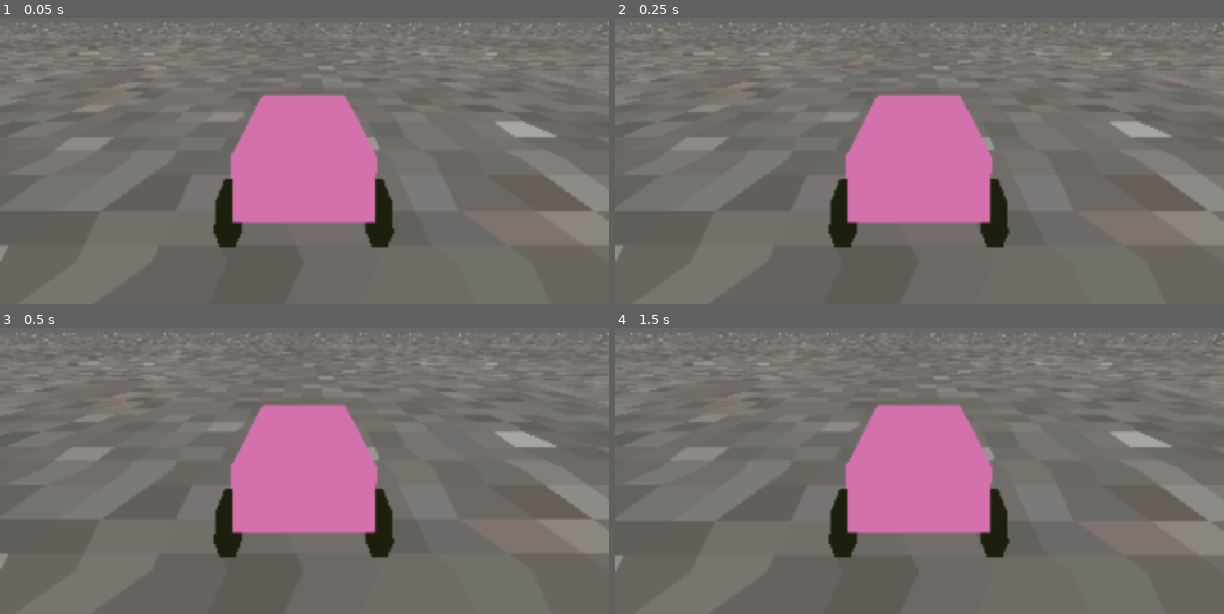
Above: before the commit, frames 1-4 (two rows, left to right).
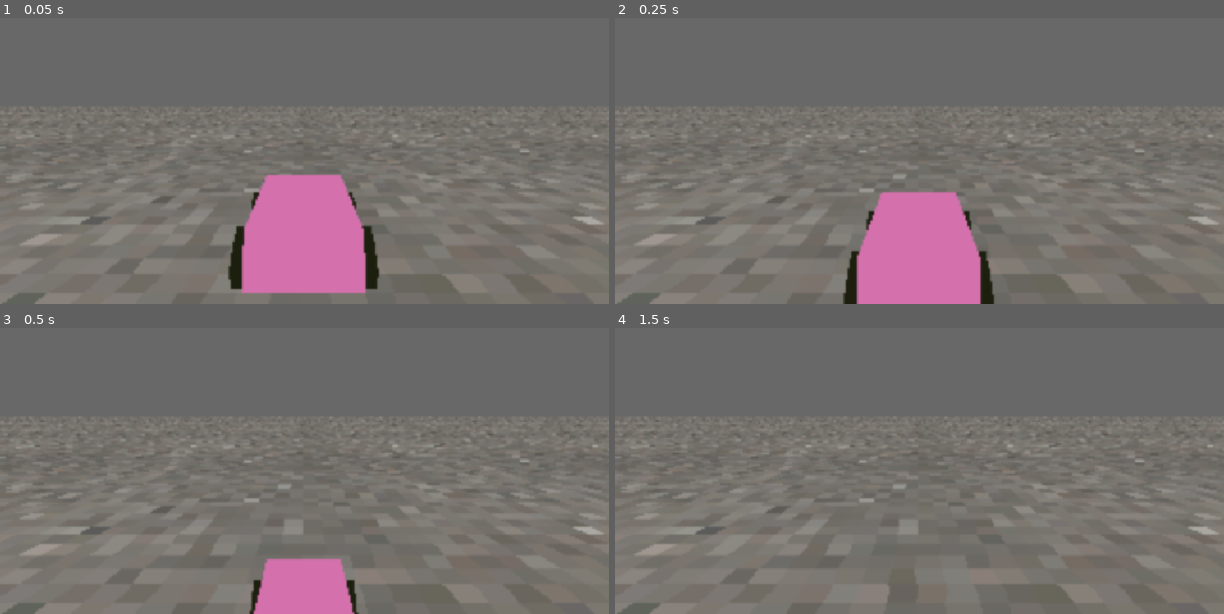
Above: after the commit, the same moments.

Repository: Walfalcon/NormalTaxi
Game: Godot game, scene res://shaders/PostProcessing.tscn
Two runs of this game, one before a commit and one after it. Both use one fixed random seed, a clock stepped at 60 frames per second and the inputs below.
Inputs:
- Up to frame 1 (0.05 s): no input
- Up to frame 2 (0.25 s): no input
- Up to frame 3 (0.5 s): no input
- Up to frame 4 (1.5 s): no input

The runs differ from the first frame. In frame 1, 23% of the frame differs, in the area x 0-100%, y 1-100%; in frame 2, 25%; in frame 3, 24%; in frame 4, 21%.

Commit message:
more or less suspension

Diff:
--- a/Game/Level/level.tscn
+++ b/Game/Level/level.tscn
@@ -1,7 +1,7 @@
 [gd_scene load_steps=6 format=3 uid="uid://bwwch08u1fki0"]
 
 [ext_resource type="Material" uid="uid://dpcniuq4o6a3f" path="res://Level/Materials/asphalt.tres" id="1_o6mkr"]
-[ext_resource type="PackedScene" uid="uid://21jb7alymoth" path="res://Player/Player.tscn" id="2_qmtf6"]
+[ext_resource type="PackedScene" uid="uid://ctbwpsdaaii1i" path="res://Player/PlayerCustom.tscn" id="2_qmtf6"]
 
 [sub_resource type="PhysicsMaterial" id="PhysicsMaterial_qmtf6"]
 
@@ -24,5 +24,5 @@
 [node name="MeshInstance3D" type="MeshInstance3D" parent="TempGround"]
 mesh = SubResource("PlaneMesh_qmtf6")
 
-[node name="Player" parent="." instance=ExtResource("2_qmtf6")]
-transform = Transform3D(1, 0, 0, 0, 1, 0, 0, 0, 1, 0, 0.414904, 0)
+[node name="PlayerCustom" parent="." instance=ExtResource("2_qmtf6")]
+transform = Transform3D(1, 0, 0, 0, 1, 0, 0, 0, 1, 0, 2.47676, 0)
--- a/Game/Player/Player.tscn
+++ b/Game/Player/Player.tscn
@@ -27,7 +27,6 @@
 radial_segments = 7
 
 [node name="Player" type="VehicleBody3D"]
-mass = 700.0
 center_of_mass_mode = 1
 script = ExtResource("1_q3lat")
 
@@ -42,13 +41,12 @@
 [node name="LeftFrontWheel" type="VehicleWheel3D" parent="."]
 transform = Transform3D(1, 0, 0, 0, 1, 0, 0, 0, 1, 0.7, 0.154839, 0.7)
 use_as_steering = true
-wheel_roll_influence = 1.0
 wheel_radius = 0.3
 wheel_rest_length = 0.3
-wheel_friction_slip = 1.0
+wheel_friction_slip = 2.0
 suspension_travel = 0.1
 suspension_stiffness = 100.0
-suspension_max_force = 4000.0
+suspension_max_force = 400.0
 damping_compression = 0.4
 damping_relaxation = 0.45
 
@@ -59,13 +57,12 @@
 [node name="RightFrontWheel" type="VehicleWheel3D" parent="."]
 transform = Transform3D(1, 0, 0, 0, 1, 0, 0, 0, 1, -0.7, 0.154839, 0.7)
 use_as_steering = true
-wheel_roll_influence = 1.0
 wheel_radius = 0.3
 wheel_rest_length = 0.3
-wheel_friction_slip = 1.0
+wheel_friction_slip = 2.0
 suspension_travel = 0.1
 suspension_stiffness = 100.0
-suspension_max_force = 4000.0
+suspension_max_force = 400.0
 damping_compression = 0.4
 damping_relaxation = 0.45
 
@@ -77,13 +74,12 @@
 [node name="LeftBackWheel" type="VehicleWheel3D" parent="."]
 transform = Transform3D(1, 0, 0, 0, 1, 0, 0, 0, 1, 0.7, 0.154839, -0.7)
 use_as_traction = true
-wheel_roll_influence = 1.0
 wheel_radius = 0.3
 wheel_rest_length = 0.3
-wheel_friction_slip = 1.0
+wheel_friction_slip = 1.4
 suspension_travel = 0.1
 suspension_stiffness = 100.0
-suspension_max_force = 4000.0
+suspension_max_force = 400.0
 damping_compression = 0.4
 damping_relaxation = 0.45
 
@@ -95,13 +91,12 @@
 [node name="RightBackWheel" type="VehicleWheel3D" parent="."]
 transform = Transform3D(1, 0, 0, 0, 1, 0, 0, 0, 1, -0.7, 0.154839, -0.7)
 use_as_traction = true
-wheel_roll_influence = 1.0
 wheel_radius = 0.3
 wheel_rest_length = 0.3
-wheel_friction_slip = 1.0
+wheel_friction_slip = 1.4
 suspension_travel = 0.1
 suspension_stiffness = 100.0
-suspension_max_force = 4000.0
+suspension_max_force = 400.0
 damping_compression = 0.4
 damping_relaxation = 0.45
 
@@ -111,4 +106,4 @@
 skeleton = NodePath("../../LeftFrontWheel")
 
 [node name="Camera3D" type="Camera3D" parent="."]
-transform = Transform3D(-1, 1.60815e-08, -8.5931e-08, 0, 0.982935, 0.183951, 8.74228e-08, 0.183951, -0.982935, 0, 1.69412, -3.277)
+transform = Transform3D(-1, 1.60815e-08, -8.5931e-08, 0, 0.982935, 0.183951, 8.74228e-08, 0.183951, -0.982935, 0, 2.05108, -3.277)
--- /dev/null
+++ b/Game/Player/PlayerCustom.tscn
@@ -0,0 +1,90 @@
+[gd_scene load_steps=10 format=3 uid="uid://ctbwpsdaaii1i"]
+
+[ext_resource type="Script" uid="uid://dbb2qrtkyf7xp" path="res://Player/player_custom.gd" id="1_7i5uh"]
+[ext_resource type="Shader" uid="uid://dnep6whwrvihk" path="res://shaders/psx_unlit.gdshader" id="2_utgh1"]
+[ext_resource type="Script" uid="uid://8egfxur2my7h" path="res://Player/player_camera.gd" id="3_53tn2"]
+[ext_resource type="Script" uid="uid://dc6udx47lfiq0" path="res://Player/tire.gd" id="3_rg7h5"]
+[ext_resource type="Material" uid="uid://bcs6swq7army4" path="res://shaders/Materials/psx_unlit_mat.tres" id="4_utgh1"]
+
+[sub_resource type="BoxShape3D" id="BoxShape3D_53tn2"]
+size = Vector3(1.2, 0.6, 2)
+
+[sub_resource type="ShaderMaterial" id="ShaderMaterial_q3lat"]
+render_priority = 0
+shader = ExtResource("2_utgh1")
+shader_parameter/modulate_color = Color(0.609725, 0.324016, 0.494789, 1)
+shader_parameter/uv_scale = Vector2(1, 1)
+shader_parameter/uv_offset = Vector2(0, 0)
+shader_parameter/uv_pan_velocity = Vector2(0, 0)
+
+[sub_resource type="BoxMesh" id="BoxMesh_q1h0l"]
+material = SubResource("ShaderMaterial_q3lat")
+size = Vector3(1.2, 0.6, 2)
+
+[sub_resource type="CylinderMesh" id="CylinderMesh_rg7h5"]
+material = ExtResource("4_utgh1")
+top_radius = 0.3
+bottom_radius = 0.3
+height = 0.14
+radial_segments = 7
+
+[node name="PlayerCustom" type="RigidBody3D"]
+mass = 100.0
+center_of_mass_mode = 1
+script = ExtResource("1_7i5uh")
+
+[node name="CollisionShape3D" type="CollisionShape3D" parent="."]
+transform = Transform3D(1, 0, 0, 0, 1, 0, 0, 0, 1, 0, 0.098, 0.1)
+shape = SubResource("BoxShape3D_53tn2")
+
+[node name="MeshInstance3D" type="MeshInstance3D" parent="CollisionShape3D"]
+mesh = SubResource("BoxMesh_q1h0l")
+skeleton = NodePath("../..")
+
+[node name="PlayerCamera" type="Camera3D" parent="."]
+transform = Transform3D(1, 0, 0, 0, 0.982935, 0.183951, 0, -0.183951, 0.982935, 0, 1.694, 4.12762)
+script = ExtResource("3_53tn2")
+
+[node name="TireFrontLeft" type="RayCast3D" parent="." node_paths=PackedStringArray("tire_model")]
+unique_name_in_owner = true
+transform = Transform3D(1, 0, 0, 0, 1, 0, 0, 0, 1, -0.677499, 0.05, -0.5)
+target_position = Vector3(0, -0.4, 0)
+script = ExtResource("3_rg7h5")
+tire_model = NodePath("TireMesh")
+
+[node name="TireMesh" type="MeshInstance3D" parent="TireFrontLeft"]
+transform = Transform3D(-4.37114e-08, -1, 0, 1, -4.37114e-08, 0, 0, 0, 1, 0, 0, 0)
+mesh = SubResource("CylinderMesh_rg7h5")
+
+[node name="TireFrontRight" type="RayCast3D" parent="." node_paths=PackedStringArray("tire_model")]
+unique_name_in_owner = true
+transform = Transform3D(1, 0, 0, 0, 1, 0, 0, 0, 1, 0.677, 0.05, -0.5)
+target_position = Vector3(0, -0.4, 0)
+script = ExtResource("3_rg7h5")
+tire_model = NodePath("TireMesh")
+
+[node name="TireMesh" type="MeshInstance3D" parent="TireFrontRight"]
+transform = Transform3D(-4.37114e-08, -1, 0, 1, -4.37114e-08, 0, 0, 0, 1, 0, 0, 0)
+mesh = SubResource("CylinderMesh_rg7h5")
+
+[node name="TireBackLeft" type="RayCast3D" parent="." node_paths=PackedStringArray("tire_model")]
+unique_name_in_owner = true
+transform = Transform3D(1, 0, 0, 0, 1, 0, 0, 0, 1, -0.677, 0.05, 0.7)
+target_position = Vector3(0, -0.4, 0)
+script = ExtResource("3_rg7h5")
+tire_model = NodePath("TireMesh")
+
+[node name="TireMesh" type="MeshInstance3D" parent="TireBackLeft"]
+transform = Transform3D(-4.37114e-08, -1, 0, 1, -4.37114e-08, 0, 0, 0, 1, 0, 0, 0)
+mesh = SubResource("CylinderMesh_rg7h5")
+
+[node name="TireBackRight" type="RayCast3D" parent="." node_paths=PackedStringArray("tire_model")]
+unique_name_in_owner = true
+transform = Transform3D(1, 0, 0, 0, 1, 0, 0, 0, 1, 0.677, 0.05, 0.7)
+target_position = Vector3(0, -0.4, 0)
+script = ExtResource("3_rg7h5")
+tire_model = NodePath("TireMesh")
+
+[node name="TireMesh" type="MeshInstance3D" parent="TireBackRight"]
+transform = Transform3D(-4.37114e-08, -1, 0, 1, -4.37114e-08, 0, 0, 0, 1, 0, 0, 0)
+mesh = SubResource("CylinderMesh_rg7h5")
--- a/Game/Player/player.gd
+++ b/Game/Player/player.gd
@@ -1,8 +1,8 @@
 extends VehicleBody3D
 
-const max_steering_angle: float = 0.35 ##How far the wheels can turn, in radians
-const accel_force: float = 2000.0
-const brake_force: float = 50.0
+const max_steering_angle: float = 0.55 ##How far the wheels can turn, in radians
+const accel_force: float = 150.0
+const brake_force: float = 150.0
 
 func _physics_process(delta: float) -> void:
 	var target_steering: float = Input.get_axis("Right", "Left")
@@ -14,3 +14,5 @@
 
 	engine_force = Input.get_action_strength("Gas") * accel_force
 	brake = Input.get_action_strength("Brake") * brake_force
+
+	print(steering)
--- /dev/null
+++ b/Game/Player/player_camera.gd
@@ -0,0 +1,14 @@
+extends Camera3D
+
+@onready var body: RigidBody3D = get_parent()
+
+@export var look_at_offset: Vector3 = Vector3(0.0, 2.0, 0.0)
+
+var target_position: Vector3 = position
+@onready var target_look_at: Vector3 = body.global_position + look_at_offset
+
+func _ready() -> void:
+	top_level = true
+
+func _process(delta: float) -> void:
+	look_at(target_look_at)
--- /dev/null
+++ b/Game/Player/player_custom.gd
@@ -0,0 +1,6 @@
+extends RigidBody3D
+
+@onready var tire_front_left: Tire = %TireFrontLeft
+@onready var tire_front_right: Tire = %TireFrontRight
+@onready var tire_back_left: Tire = %TireBackLeft
+@onready var tire_back_right: Tire = %TireBackRight
--- /dev/null
+++ b/Game/Player/tire.gd
@@ -0,0 +1,35 @@
+class_name Tire
+extends RayCast3D
+
+@export_category("Suspension Settings")
+@export var target_offset: float = 0.4
+@export var spring_strength: float = 1000.0
+@export var damping: float = 100.0
+@export_category("Wheel Settings")
+@export_category("Model")
+@export var tire_model: Node3D
+@export var tire_radius: float = 0.3
+
+@onready var body: RigidBody3D = get_parent()
+
+@onready var last_position: Vector3 = global_position
+var force: Vector3 = Vector3()
+
+func _ready() -> void:
+	target_position.y = -target_offset * 2
+	tire_model.position.y = -target_offset + tire_radius
+
+func _physics_process(delta: float) -> void:
+	## Suspension
+	if is_colliding():
+		var velocity: float = basis.tdoty(global_position - last_position) / delta
+		var current_offset: float = (global_position - get_collision_point()).length()
+		var compression: float = (target_offset - current_offset) / target_offset ## How compressed the suspension is. 1.0 is fully compressed.
+		force.y = (compression * spring_strength) - velocity * damping
+		tire_model.position.y = -current_offset + tire_radius
+	else:
+		force.y = 0.0
+		tire_model.position.y = -target_offset + tire_radius
+	last_position = global_position
+
+	body.apply_force(force, position)
Not shown: 2 places in Game/Player/Player.tscn that only renumber resources
Not shown, added: Game/Player/player_camera.gd.uid
Not shown, added: Game/Player/player_custom.gd.uid
Not shown, added: Game/Player/tire.gd.uid
